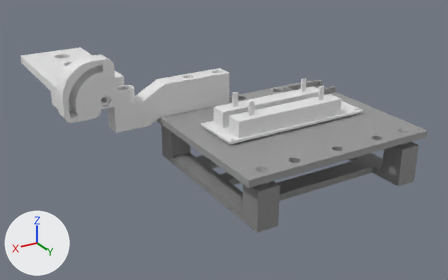
A saved change to the Blender file BlenderFiles/ThrottleV1.blend.
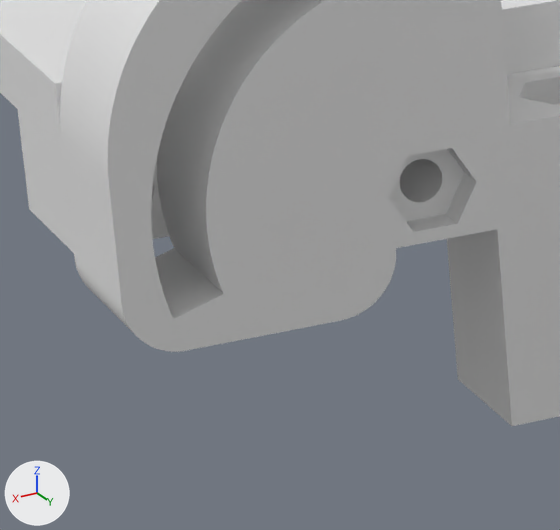
Each version appears first whole from a 50 mm camera at (255.9, 397.7, 155.2) aimed at (32.5, 25.4, -30.9), and next in a close-up on the part from 11% to 27% of the width and 27% to 52% of the height. The axes (+X, +Y, +Z) are drawn at lower left. The lights are the same throughout.
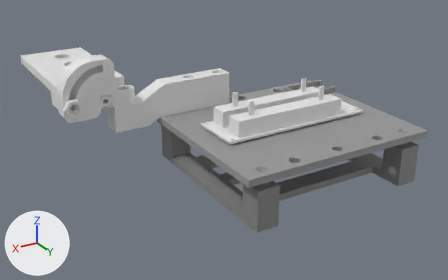
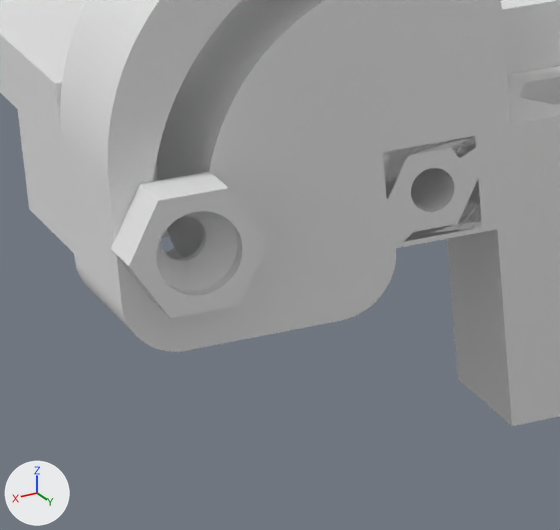
Where the newer file only moved an object's origin or applied its transform, the numbers keep the older frame.

The change, as a list of edits to the scene's bpy script:
```text
Change me_cube_008:
    used by ob_cube_002; location = (0.0, 0.0, 0.0)
    remove me_cube_008.from_pydata(...)  # 1646 vertices, 836 faces; spans x 92.0..146.0, y -9.5..4.5, z -2.0..39.0
    add me_cube_008.from_pydata(...)  # 2003 vertices, 1102 faces; spans x 92.0..146.0, y -9.5..4.5, z -2.0..39.0
    me_cube_008 part 1: 1 vertex moved within x 117.5, y 1.5, z 10.5; 11 vertices removed from x 114.0..118.0, y 1.5, z 7.0..10.9; 368 vertices added at x 111.5..120.5, y 1.5..4.5, z 4.5..13.5
Add me_cube_021:
    me_cube_021.from_pydata(...)  # 780 vertices, 524 faces; spans x -6.46..6.46, y -5.6..5.6, z -3.6..1.6
Add ob_m4_nut_3_2mm_7mm_011:
    ob_m4_nut_3_2mm_7mm_011 = bpy.data.objects.new('M4-Nut-3.2mm-7mm.011', me_cube_021)
    ob_m4_nut_3_2mm_7mm_011.location = (140.0, 8.1, 9.0)
    ob_m4_nut_3_2mm_7mm_011.rotation_euler = (1.571, 0.0, 3.142)  # degrees (90, 0, 180)
```

Pixel boxes (x1, y1, x2, y2) of what changed, in the close-ups (560 x 530 px):
'M4-Nut-3.2mm-7mm.011', added: after (111, 171, 269, 319)
part 1 of me_cube_008, built on: before (399, 158, 443, 203)
